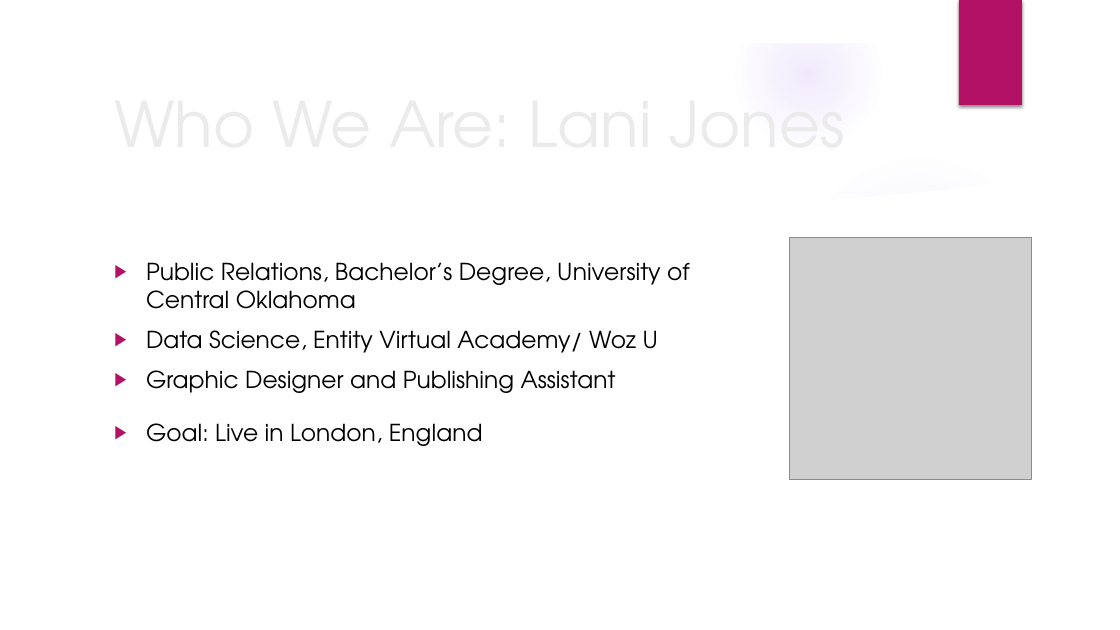
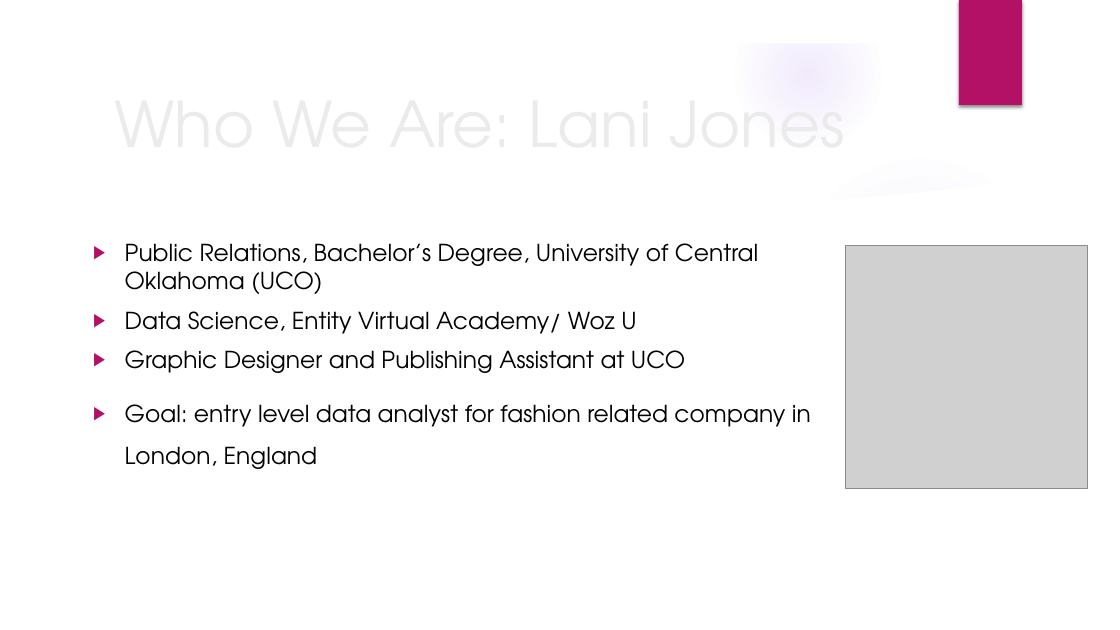
Before and after one commit to janolos/Team-WIB, a slide deck: slide 2 of Women In Business Presentation.pptx. Drawn at 1120x630 pixels with LibreOffice and Linux fonts; fonts in the diff are those of the drawing; grey boxes stand for pictures; background and template pictures are left out. Boxes give left, top, right and bottom in pixels: in the first picture for what was removed or moved away, otherwise in the second. Text is boxed around its words. In the diff, an @@ line names an element or a change of style, - is before the commit and + after.

```diff
--- a/Women In Business Presentation.pptx
+++ b/Women In Business Presentation.pptx
@@ text "Public Relations, Bachelor’s Degree, University ...": place and size @@
-text "Public Relations, Bachelor’s Degree, University ..." at <box>146,262,690,446</box>
+text "Public Relations, Bachelor’s Degree, University ..." at <box>125,243,811,469</box>
@@ text at <box>125,243,758,294</box>: text changed @@
-▶ Public Relations, Bachelor’s Degree, University of Central Oklahoma
+▶ Public Relations, Bachelor’s Degree, University of Central Oklahoma (UCO)
@@ picture: place and size @@
-picture at <box>790,237,1032,479</box>
+picture at <box>846,245,1088,487</box>
@@ text at <box>125,350,811,469</box>: text changed @@
-▶ Graphic Designer and Publishing Assistant
-▶ Goal: Live in London, England
+▶ Graphic Designer and Publishing Assistant at UCO
+▶ Goal: entry level data analyst for fashion related company in London, England
```
Also in this commit, not shown: 7 other slides changed, 4 slides added, 1 slide removed.
